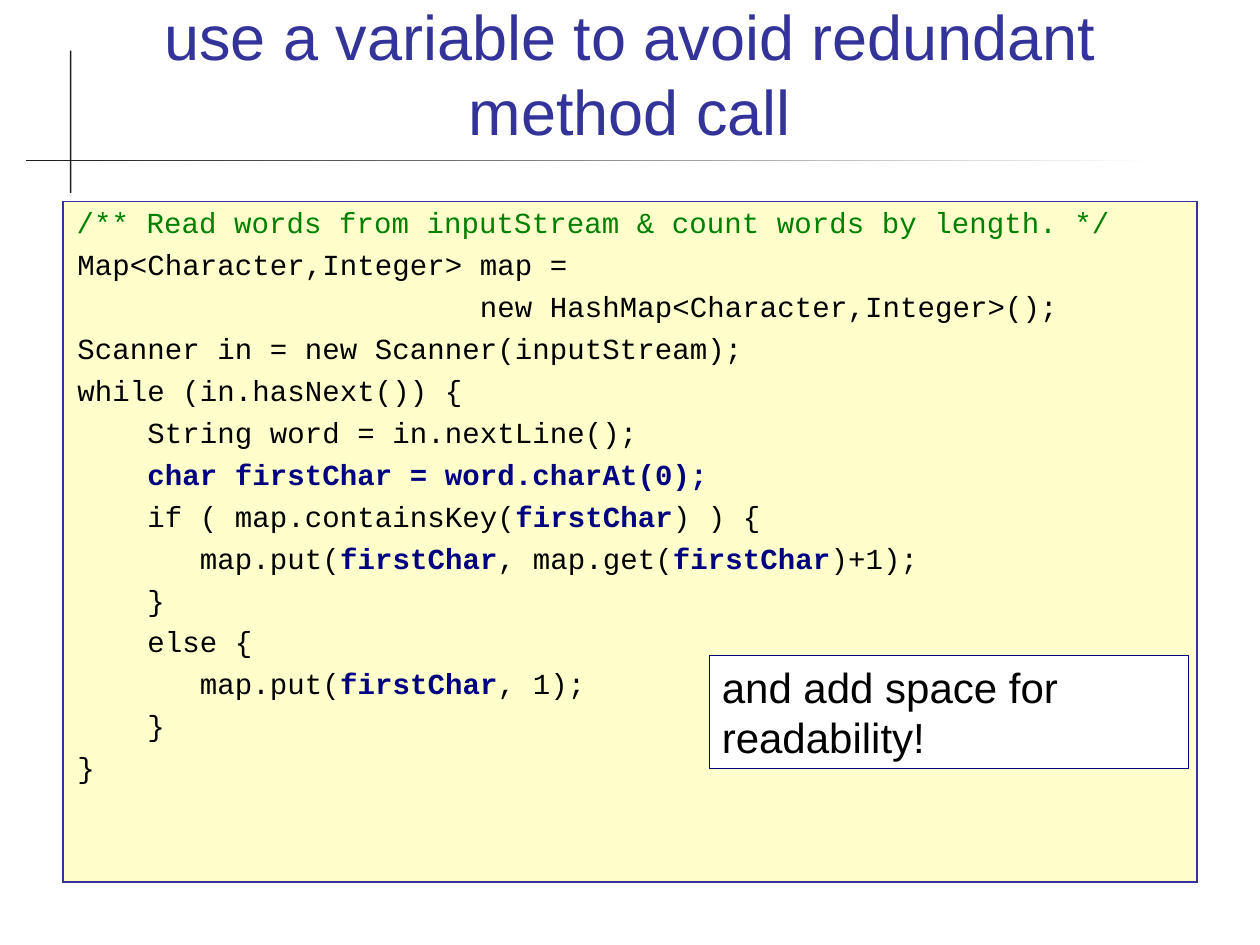
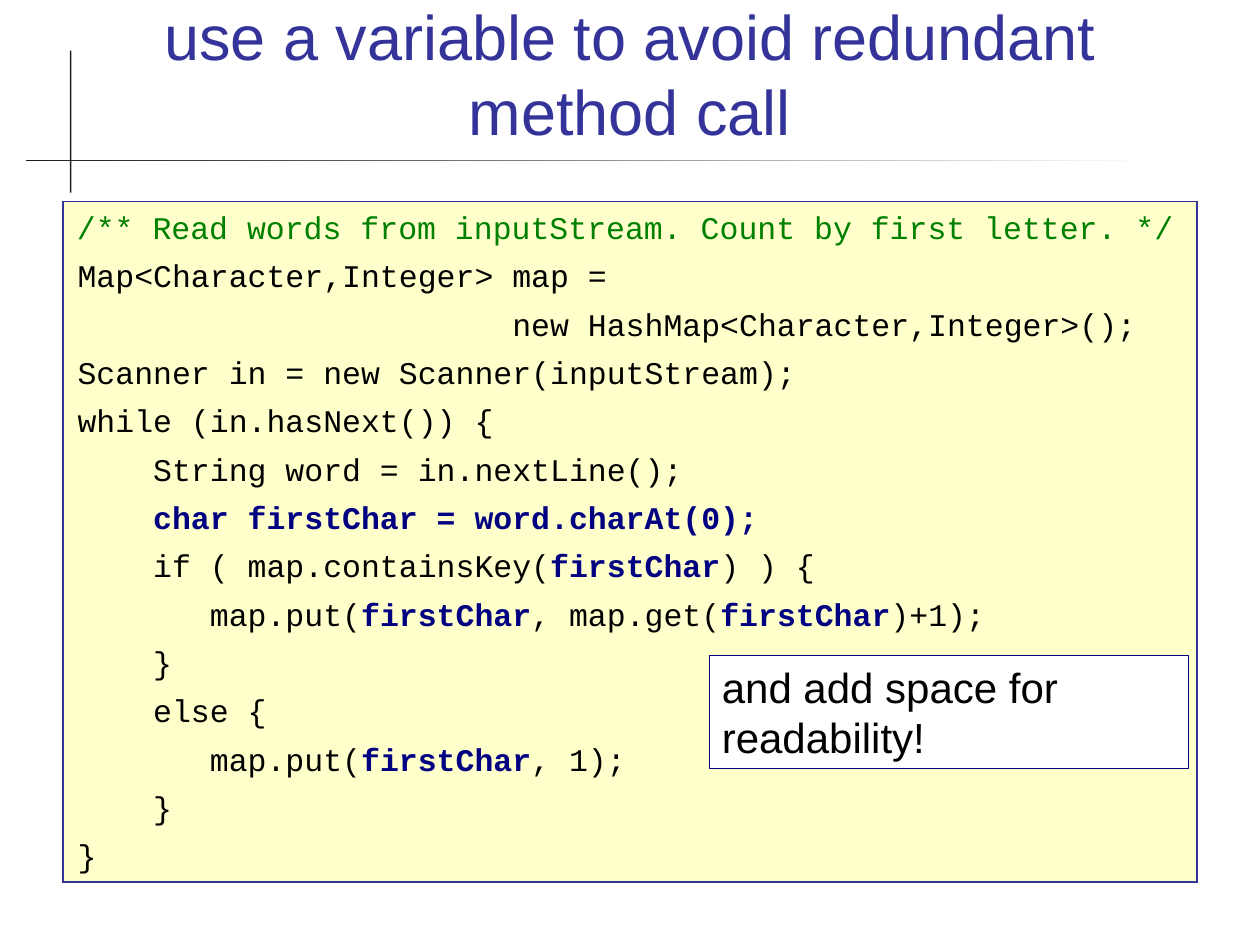
Before and after one commit to cpske/programming1, a slide deck: slide 22 of coding/Coding-Guidelines.ppt. Drawn at 1260x945 pixels with LibreOffice and Linux fonts; fonts in the diff are those of the drawing. Boxes give left, top, right and bottom in pixels: in the first picture for what was removed or moved away, otherwise in the second. Text is boxed around its words. In the diff, an @@ line names an element or a change of style, - is before the commit and + after.

```diff
--- a/coding/Coding-Guidelines.ppt
+++ b/coding/Coding-Guidelines.ppt
@@ text at box(153, 216, 1116, 246): text changed; size 16.6 to 18 pt @@
-/** Read words from inputStream & count words by length. */
+/** Read words from inputStream. Count by first letter. */
@@ text at box(78, 265, 1136, 778): size 16.6 to 18 pt in "Map<Character,Integer> map =", "new HashMap<Character,Integer>();", "Scanner in = new Scanner(inputStream);", "while (in.hasNext()) {" and 9 more places; line spacing 0.9 to 1 @@
```
Also in this commit, not shown: 11 other slides changed, 5 slides added, 8 slides removed, 5 other files.
